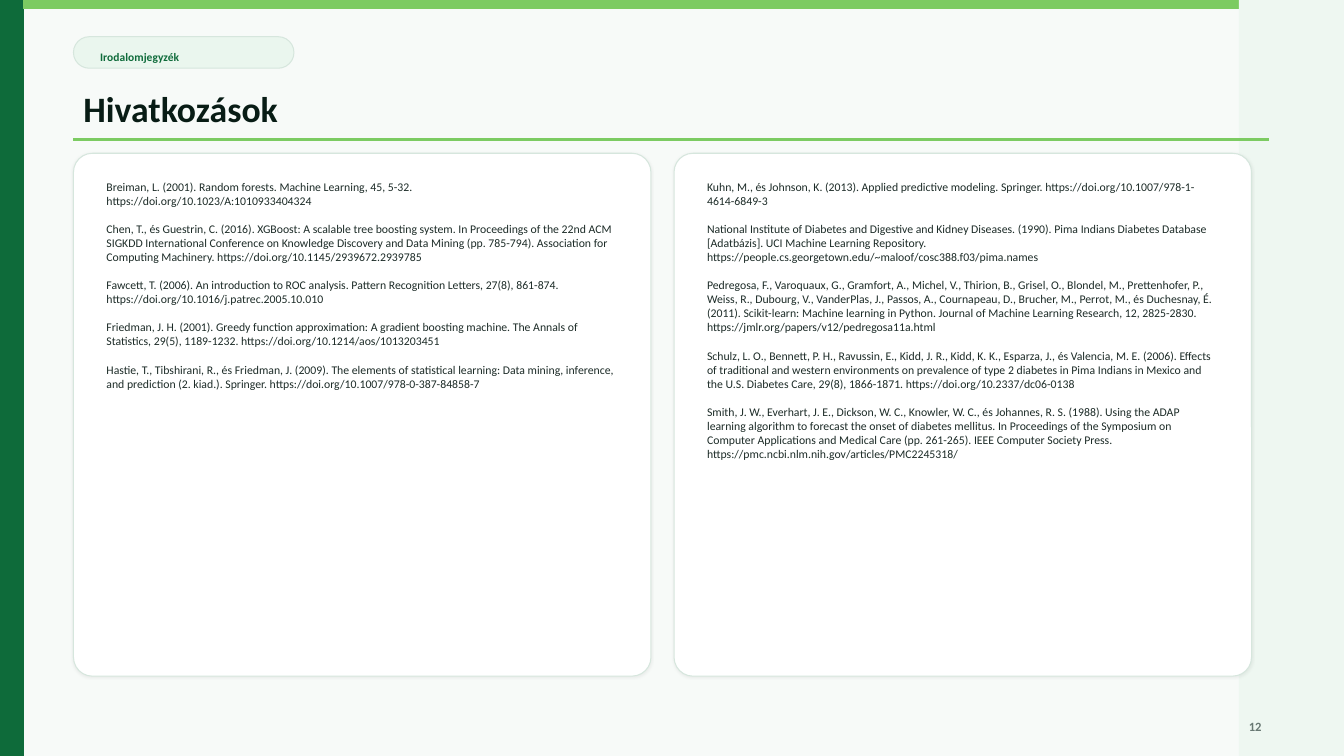
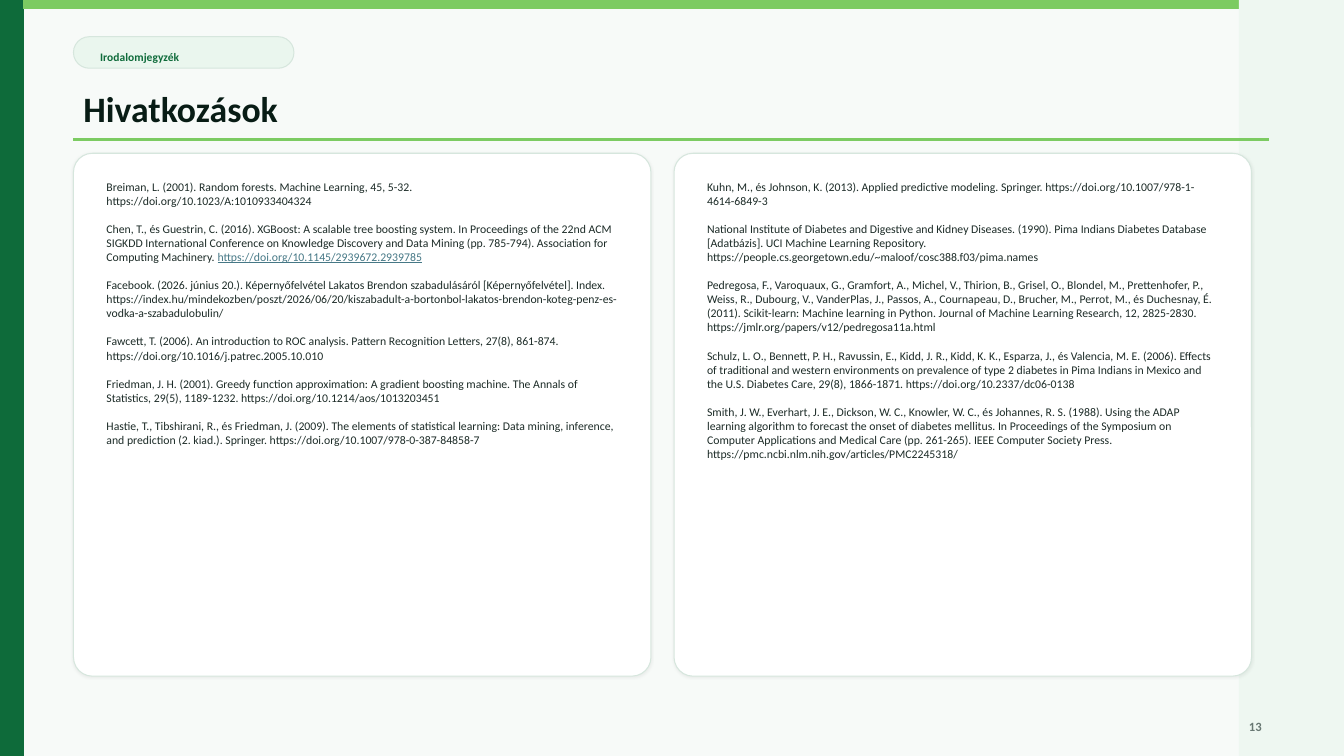
Before and after one commit to mdvgabor/diabetes, a slide deck: slide 13 of egstat_prezentacio_v2.pptx (slide 12 before the commit). Drawn at 1344x756 pixels with LibreOffice and Linux fonts; fonts in the diff are those of the drawing. Boxes give left, top, right and bottom in pixels: in the first picture for what was removed or moved away, otherwise in the second. Text is boxed around its words. In the diff, an @@ line names an element or a change of style, - is before the commit and + after.

Commit message:
brendon

```diff
--- a/egstat_prezentacio_v2.pptx
+++ b/egstat_prezentacio_v2.pptx
@@ text at box(106, 224, 612, 263): text colour #1C2B27 to #467886, underline on in "https://doi.org/10.1145/2939672.2939785" @@
@@ text at box(106, 280, 616, 318): paragraph added @@
+Facebook. (2026. június 20.). Képernyőfelvétel Lakatos Brendon szabadulásáról [Képernyőfelvétel]. Index. https://index.hu/mindekozben/poszt/2026/06/20/kiszabadult-a-bortonbol-lakatos-brendon-koteg-penz-es-vodka-a-szabadulobulin/
```
Also in this commit, not shown: 1 slide added.
